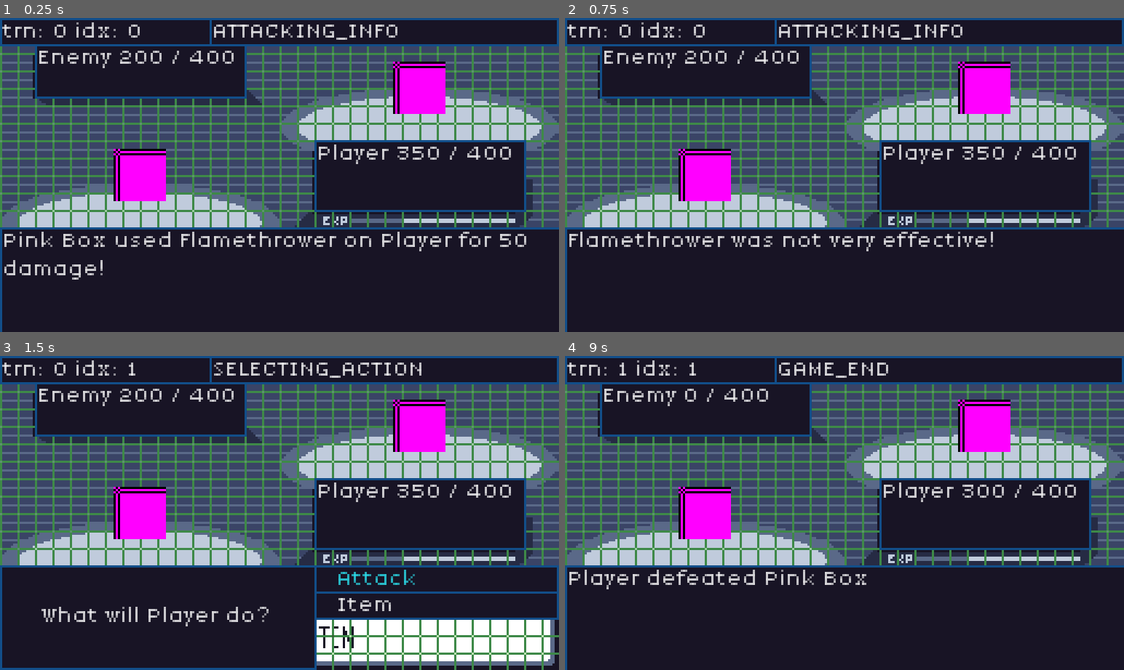
Above: before the commit, frames 1-4 (two rows, left to right).
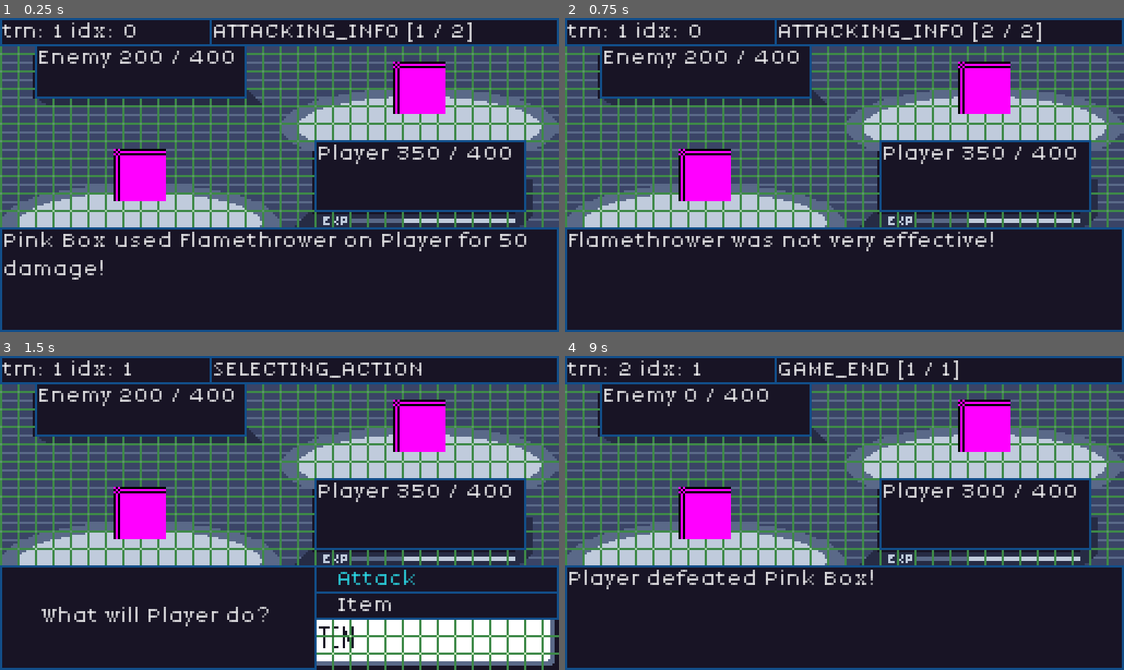
Above: after the commit, the same moments.

Repository: JakeTaussig/rpg-rougelike
Game: Godot game, scene res://scenes/battle.tscn
Same seed, same stepped clock (60 frames per second), same inputs: the game is played once before the commit and once after it.
Inputs (mouse positions are in pixels of both pictures, inside the frame that each line leads up to):
- Up to frame 1 (0.25 s): no input
- Up to frame 2 (0.75 s): click "Continue" at 0.5 s
- Up to frame 3 (1.5 s): click "Continue" at 1.25 s
- Up to frame 4 (9 s): click "Attack" at 2 s; click "Tackle" at 2.75 s; click "Continue" at 3.5 s; tap Enter at 4.25, 8 s; move the mouse to (967, 497) at 4.27 s; tap Space at 5, 8.75 s; move the mouse to (732, 528) at 5.02 s; click "Item" at 5.75 s; click "Attack" at 6.5 s; click "Flamethrower" at 7.25 s; move the mouse to (900, 443) at 8.02 s; move the mouse to (816, 575) at 8.77 s

The runs differ from the first frame. In frame 1, 1.2% of the frame differs, in the area x 0-100%, y 1-100%; in frame 2, 1.2%; in frame 3, 0.3%; in frame 4, 1.2%.

Commit message:
Separate State Machine into Distinct Classes (#18)
* release focus from continue button when leaving `ATTACKING_INFO` state

* return after updating state

* remove _wait_for_action; increment message index in `_on_continue_button_pressed`

* store moves as .tres resources

* rename `MovesData` --> `MovesList`

* update `Move.copy` to not reference properties by name

* export `moves_list` from `GameManager` (allows for inspector editing)

* relocate moves to `assets/moves`

* separate states into distinct classes

* clean up states

* Move `battle.attack` to its own state

* minor adjustments

- rename  `battle.BattleState` enum to `battle.State`
- set UI at start of `enter` method for each state

* add CopyStateMachineContents script

* replace `battle.enemy` with `battle.enemies`

* clean up state handling in `battle.gd`

* rename `base_state.gd` --> `BaseState.gd`

* clean up `move.copy()`

* update clarifying comments

* create `AttackCommand` inner class to pass data to `AttackState.enter`

* remove "State" from script names

---------

Co-authored-by: Ben Taussig <btaussig97@gmail.com>

Diff:
--- a/scenes/battle.tscn
+++ b/scenes/battle.tscn
@@ -6,6 +6,13 @@
 [ext_resource type="StyleBox" uid="uid://dwb68ajbfeqp0" path="res://assets/styles/normal_sbf.tres" id="4_lpir7"]
 [ext_resource type="PackedScene" uid="uid://dspy5d5yn1fxj" path="res://scenes/battle_participant.tscn" id="5_lpir7"]
 [ext_resource type="Script" uid="uid://cstx4ogvno1si" path="res://scripts/enemy.gd" id="6_6vh42"]
+[ext_resource type="Script" uid="uid://brto6aw55bukl" path="res://scripts/states/AttackingInfo.gd" id="7_v7i3o"]
+[ext_resource type="Script" uid="uid://buy2ylv1t0vt0" path="res://scripts/states/EnemyAttack.gd" id="8_66ngm"]
+[ext_resource type="Script" uid="uid://bl3wtt7v3rtpm" path="res://scripts/states/SelectingAction.gd" id="9_03edq"]
+[ext_resource type="Script" uid="uid://dxrkm475i6ls6" path="res://scripts/states/SelectingAttack.gd" id="10_22uqi"]
+[ext_resource type="Script" uid="uid://cmikjgcwtvkyk" path="res://scripts/states/IncrementTurn.gd" id="12_03edq"]
+[ext_resource type="Script" uid="uid://bm0o2eovnfws7" path="res://scripts/states/Attack.gd" id="13_6ni85"]
+[ext_resource type="Script" uid="uid://sdwupuxudrjb" path="res://scripts/states/GameEnd.gd" id="13_22uqi"]
 
 [node name="Battle" type="Node2D"]
 script = ExtResource("1_a12nh")
@@ -18,6 +25,7 @@
 
 [node name="PlayerPrompt" type="Label" parent="BottomBar"]
 unique_name_in_owner = true
+visible = false
 z_index = 1
 offset_top = 96.0
 offset_right = 144.0
@@ -31,6 +39,7 @@
 
 [node name="Action" type="VBoxContainer" parent="BottomBar"]
 unique_name_in_owner = true
+visible = false
 z_index = 2
 offset_left = 144.0
 offset_top = 96.0
@@ -53,8 +62,8 @@
 [node name="BattleStatus" type="Label" parent="BottomBar"]
 unique_name_in_owner = true
 offset_top = 96.0
-offset_right = 256.0
-offset_bottom = 144.0
+offset_right = 255.0
+offset_bottom = 143.0
 mouse_filter = 1
 theme = ExtResource("2_p1qf1")
 text = "Player Attacked Enemy"
@@ -196,9 +205,33 @@
 offset_right = 96.0
 offset_bottom = 12.0
 
-[connection signal="pressed" from="BottomBar/Action/Attack" to="." method="_on_attack_pressed"]
+[node name="BattleStateMachine" type="Node" parent="."]
+unique_name_in_owner = true
+
+[node name="ATTACKING_INFO" type="Node" parent="BattleStateMachine"]
+script = ExtResource("7_v7i3o")
+
+[node name="ENEMY_ATTACK" type="Node" parent="BattleStateMachine"]
+script = ExtResource("8_66ngm")
+
+[node name="SELECTING_ACTION" type="Node" parent="BattleStateMachine"]
+script = ExtResource("9_03edq")
+
+[node name="SELECTING_ATTACK" type="Node" parent="BattleStateMachine"]
+script = ExtResource("10_22uqi")
+
+[node name="INCREMENT_TURN" type="Node" parent="BattleStateMachine"]
+script = ExtResource("12_03edq")
+
+[node name="GAME_END" type="Node" parent="BattleStateMachine"]
+script = ExtResource("13_22uqi")
+
+[node name="ATTACK" type="Node" parent="BattleStateMachine"]
+script = ExtResource("13_6ni85")
+
+[connection signal="pressed" from="BottomBar/Action/Attack" to="BattleStateMachine/SELECTING_ACTION" method="_on_attack_pressed"]
 [connection signal="pressed" from="BottomBar/BattleStatus/ContinueButton" to="." method="_on_continue_button_pressed"]
-[connection signal="pressed" from="BottomBar/Moves/MovesMenu/Move1" to="." method="_on_move_pressed" binds= [0]]
-[connection signal="pressed" from="BottomBar/Moves/MovesMenu/Move2" to="." method="_on_move_pressed" binds= [1]]
-[connection signal="pressed" from="BottomBar/Moves/MovesMenu/Move3" to="." method="_on_move_pressed" binds= [2]]
-[connection signal="pressed" from="BottomBar/Moves/MovesMenu/Move4" to="." method="_on_move_pressed" binds= [3]]
+[connection signal="pressed" from="BottomBar/Moves/MovesMenu/Move1" to="BattleStateMachine/SELECTING_ATTACK" method="_on_move_pressed" binds= [0]]
+[connection signal="pressed" from="BottomBar/Moves/MovesMenu/Move2" to="BattleStateMachine/SELECTING_ATTACK" method="_on_move_pressed" binds= [1]]
+[connection signal="pressed" from="BottomBar/Moves/MovesMenu/Move3" to="BattleStateMachine/SELECTING_ATTACK" method="_on_move_pressed" binds= [2]]
+[connection signal="pressed" from="BottomBar/Moves/MovesMenu/Move4" to="BattleStateMachine/SELECTING_ATTACK" method="_on_move_pressed" binds= [3]]
--- a/scripts/battle.gd
+++ b/scripts/battle.gd
@@ -1,178 +1,76 @@
+class_name Battle
 extends Node2D
+
+const STATE_ATTACKING_INFO := "ATTACKING_INFO"
+const STATE_INCREMENT_TURN := "INCREMENT_TURN"
+const STATE_SELECTING_ACTION := "SELECTING_ACTION"
+const STATE_ENEMY_ATTACK := "ENEMY_ATTACK"
+const STATE_GAME_END := "GAME_END"
+const STATE_SELECTING_ATTACK := "SELECTING_ATTACK"
+const STATE_ATTACK := "ATTACK"
+
 var turn: int = 0
-var turn_order_index: int = 0
+var turn_order_index: int = -1
+
 var battle_participants = []
-enum State {SELECTING_ACTION, SELECTING_ATTACK, ENEMY_ATTACK, ATTACKING_INFO, INCREMENT_TURN, GAME_END}
-var state: State = State.SELECTING_ACTION
-var lastFocusedMoveIndex: int = 0
-var message_index: int = 0
-var messages: Array = []
+var enemies: Array = []
+
+var current_state: BaseState
 
 # Called when the node enters the scene tree for the first time.
 func _ready() -> void:
 	# Called once to seed the random number generator
 	randomize()
+	_init_states()
 	_init_battle_participants()
-	_init_moves()
-	_render_hp()
-	if battle_participants[turn_order_index].is_player:
-		_update_state(State.SELECTING_ACTION, ["What will %s do?" % %Player.character_name])
-		return
-	else:
-		_update_state(State.ENEMY_ATTACK)
+	render_hp()
+	transition_state_to(STATE_INCREMENT_TURN)
+
+func _init_states():
+	# Initialize all states
+	for child in %BattleStateMachine.get_children():
+		if child is BaseState:
+			child.battle = self
+
+func _init_battle_participants():
+	battle_participants.clear()
+	battle_participants.append(%Player)
+	enemies.clear()
+	for enemy_node in %Enemies.get_children():
+		enemy_node.is_player = false
+		battle_participants.append(enemy_node)
+		enemies.append(enemy_node)
+
+	battle_participants.sort_custom(_sort_participants_by_speed)
+
+func _sort_participants_by_speed(a, b) -> bool:
+	if a.speed == b.speed:
+		return randf() < 0.5  # More readable than randi() % 2
+	return a.speed > b.speed
+
+func transition_state_to(state_name: String, messages: Array = []):
+	if not %BattleStateMachine.has_node(state_name):
+		push_error("Invalid state: " + state_name)
 		return
 
-# The label_text can be turned into an Array of strings if we end up needing to pass multiple messages.
-func _update_state(new_state: State, _messages: Array = []):
-	var old_state = state
-	state = new_state
-	%StateDisplay.text = State.keys()[state]
-	%TurnDisplay.text = "trn: %s idx: %s" % [turn, turn_order_index]
-	if old_state == State.SELECTING_ACTION:
-		%PlayerPrompt.visible = false
-		%Action.visible = false
+	if current_state:
+		current_state.exit()
 
-	elif old_state == State.SELECTING_ATTACK:
-		%Moves.visible = false
+	print("Entering state: ", state_name)
+	%StateDisplay.text = state_name
 
-	elif old_state == State.ATTACKING_INFO:
-		%BattleStatus.visible = false
-		%ContinueButton.release_focus()
-		messages = []
-		if %Enemy.hp <= 0:
-			%BattleStatus.text = "%s defeated %s" % [%Player.character_name, %Enemy.character_name]
-			_update_state(State.GAME_END)
-			return
-		elif %Player.hp <= 0:
-			%BattleStatus.text = "%s defeated %s" % [%Enemy.character_name, %Player.character_name]
-			_update_state(State.GAME_END)
-			return
+	current_state = %BattleStateMachine.get_node(state_name)
+	current_state.enter(messages)
 
-	if state == State.SELECTING_ACTION:
-		%PlayerPrompt.visible = true
-		%PlayerPrompt.text = _messages[0]
-		%Action.visible = true
-		%Action.get_child(0).grab_focus()
-
-	elif state == State.SELECTING_ATTACK:
-		_render_moves()
-		%Moves.visible = true
-		%MovesMenu.get_child(lastFocusedMoveIndex).grab_focus()
-
-	elif state == State.ENEMY_ATTACK:
-		var enemy = battle_participants[turn_order_index]
-		var enemyMoveIdx = enemy.select_move()
-		if enemyMoveIdx != -1:
-			_on_move_selected(enemyMoveIdx, %Player)
-			return
-		else:
-			_update_state(State.ATTACKING_INFO, ["%s can't attack!" % enemy.character_name])
-			return
-
-	elif state == State.ATTACKING_INFO:
-		_render_hp()
-		%BattleStatus.visible = true
-		%ContinueButton.grab_focus()
-		messages = _messages
-		message_index = 0
-		%BattleStatus.text = _messages[message_index]
-
-	elif state == State.INCREMENT_TURN:
-		turn_order_index += 1
-		if turn_order_index == battle_participants.size():
-			turn_order_index = 0
-			turn += 1
-		if battle_participants[turn_order_index].is_player:
-			_update_state(State.SELECTING_ACTION, ["What will %s do?" % %Player.character_name])
-			return
-		else:
-			_update_state(State.ENEMY_ATTACK)
-			return
-
-	elif state == State.GAME_END:
-		%BattleStatus.visible = true
-		%ContinueButton.grab_focus()
-
-func _init_battle_participants():
-	for enemy in %Enemies.get_children():
-		enemy.is_player = false
-		battle_participants.append(enemy)
-	battle_participants.append(%Player)
-	battle_participants.sort_custom(func(a, b):
-		if a.speed == b.speed:
-			return  randi() % 2 == 0
-		return a.speed > b.speed)
-
-func _init_moves():
-	for i in %Player.moves.size():
-		%MovesMenu.get_child(i).text = %Player.moves[i].move_name
-		%MovesMenu.get_child(i).focus_entered.connect(func(): _display_pp_info(i))
-		%MovesMenu.get_child(i).mouse_entered.connect(%MovesMenu.get_child(i).grab_focus)
-
-func _on_move_pressed(index: int) -> void:
-	var move = %Player.moves[index]
-	if move.pp > 0:
-		_on_move_selected(index, %Enemy)
-
-func _on_move_selected(index: int, target: BattleParticipant) -> void:
-	var _messages = []
-	var attacker: BattleParticipant = battle_participants[turn_order_index]
-	var results = attacker.use_move(index, target)
-	var used_move_name = results["move"].move_name
-	var damage = results["damage"]
-	var move_hit = results["move_hit"]
-	if not move_hit:
-		_messages.append("%s missed %s!" % [attacker.character_name, used_move_name])
-	elif damage > 0:
-		var effectiveness_multiplier: float = attacker.get_effectiveness_modifier(attacker.moves[index], target)
-		_messages.append("%s used %s on %s for %d damage!" % [attacker.character_name, used_move_name, target.character_name, damage])
-
-		if effectiveness_multiplier > 1.0:
-			_messages.append("%s was super effective!" % used_move_name)
-
-		elif effectiveness_multiplier < 1.0:
-			_messages.append("%s was not very effective!" % used_move_name)
-
-	# This should only be status effects for now
+func render_hp() -> void:
+	if enemies.size() > 0:
+		%EnemyPanel.text = "Enemy " + str(enemies[0].hp) + " / " + str(enemies[0].max_hp)
 	else:
-		var status_effect_string = String(MovesList.StatusEffect.find_key(target.status_effect)).to_lower()
-		_messages.append("%s used %s and applied %s on %s!" % [attacker.character_name, used_move_name, status_effect_string, target.character_name])
-
-	_update_state(State.ATTACKING_INFO, _messages)
-
-func _render_hp() -> void:
-	%EnemyPanel.text = "Enemy " + str(%Enemy.hp) + " / " + str(%Enemy.max_hp)
+		%EnemyPanel.text = "Enemy ?"
 	%PlayerPanel.text = "Player " + str(%Player.hp) + " / " + str(%Player.max_hp)
 
 func _on_continue_button_pressed() -> void:
-	if state == State.ATTACKING_INFO:
-		message_index += 1
-		if message_index < messages.size():
-			%BattleStatus.text = messages[message_index]
-		else:
-			_update_state(State.INCREMENT_TURN)
-			return
-	elif state == State.GAME_END:
-		get_tree().quit()
+	current_state.handle_continue()
 
-func _on_attack_pressed() -> void:
-	if state == State.SELECTING_ACTION:
-		_update_state(State.SELECTING_ATTACK)
-
-func _display_pp_info(moveIndex: int) -> void:
-	lastFocusedMoveIndex = moveIndex
-	var move = %Player.moves[moveIndex]
-	%PPInfo.text = "%d / %d" % [move.pp, move.max_pp]
-	if move.pp <= 0:
-		%PPInfo.set_theme_type_variation("RedTextLabel")
-	else:
-		%PPInfo.set_theme_type_variation("NoBorderLabel")
-	%TypeInfo.text = MovesList.Type.keys()[move.type]
-
-func _render_moves():
-	for i in %Player.moves.size():
-		var move = %Player.moves[i]
-		if move.pp <= 0:
-			%MovesMenu.get_child(i).set_theme_type_variation("DisabledButton")
-		else:
-			%MovesMenu.get_child(i).set_theme_type_variation("Button")
+func get_current_attacker():
+	return battle_participants[turn_order_index]
--- /dev/null
+++ b/scripts/hack/CopyStateMachineContents.gd
@@ -0,0 +1,57 @@
+@tool
+extends EditorScript
+
+var battle_script_path = "scripts/battle.gd"
+var state_directory_path = "scripts/states/"
+
+func _print_file_contents(file_path: String) -> String:
+	var result = ""
+	if FileAccess.file_exists(file_path):
+		var file = FileAccess.open(file_path, FileAccess.READ)
+		result = "file_path: `%s`\n```\n" % file_path
+		var content = file.get_as_text()
+		# Add tab indent to each line
+		var indented_content = ""
+		for line in content.split("\n"):
+			indented_content += "\t" + line + "\n"
+		result += indented_content
+		result += "```\n"
+		file.close()
+	else:
+		result = "File not found: " + file_path + "\n"
+	return result
+
+func _run():
+	var output_text = ""
+
+	# Process battle script
+	var battle_output = _print_file_contents(battle_script_path)
+	output_text += battle_output + "\n"  # Add blank line after battle script
+
+	# Process state scripts
+	var dir = DirAccess.open(state_directory_path)
+	var first_state = true
+
+	if dir:
+		dir.list_dir_begin()
+		var file_name = dir.get_next()
+		while file_name != "":
+			if file_name.ends_with(".gd") and !dir.current_is_dir():
+				var state_output = _print_file_contents(state_directory_path.path_join(file_name))
+
+				# Add separation between states
+				if not first_state:
+					output_text += "\n"
+				first_state = false
+
+				output_text += state_output
+			file_name = dir.get_next()
+		dir.list_dir_end()
+	else:
+		var error_output = "Error: Could not open directory " + state_directory_path + "\n"
+		print(error_output)
+		output_text += error_output
+
+	# Write accumulated output to clipboard
+	DisplayServer.clipboard_set(output_text)
+	print("\nState Machine contents have been copied to clipboard!")
--- /dev/null
+++ b/scripts/states/Attack.gd
@@ -0,0 +1,51 @@
+class_name AttackState
+extends BaseState
+
+func enter(params: Array = []):
+	if params.size() != 1 or not params[0] is AttackCommand:
+		push_error("AttackState: Expected AttackCommand")
+		battle.transition_state_to(battle.STATE_ATTACKING_INFO, ["Invalid attack command"])
+		return
+
+	var command = params[0] as AttackCommand
+
+	var attacker: BattleParticipant = command.attacker
+	var target: BattleParticipant = command.target
+	var move_index: int = command.move_index
+
+	# Execute attack
+	var results = attacker.use_move(move_index, target)
+	var used_move = attacker.moves[move_index]
+	var messages = _generate_attack_messages(attacker, target, used_move, results)
+
+	# Transition to AttackingInfoState to show results
+	battle.transition_state_to(battle.STATE_ATTACKING_INFO, messages)
+
+func _generate_attack_messages(attacker, target, used_move, results) -> Array:
+	var messages = []
+	var used_move_name = results["move"].move_name
+	var damage = results["damage"]
+	var move_hit = results["move_hit"]
+	if not move_hit:
+		messages.append("%s missed %s!" % [attacker.character_name, used_move_name])
+	elif damage > 0:
+		var effectiveness_multiplier: float = attacker.get_effectiveness_modifier(used_move, target)
+		messages.append("%s used %s on %s for %d damage!" % [attacker.character_name, used_move_name, target.character_name, damage])
+
+		if effectiveness_multiplier > 1.0:
+			messages.append("%s was super effective!" % used_move_name)
+
+		elif effectiveness_multiplier < 1.0:
+			messages.append("%s was not very effective!" % used_move_name)
+
+	# This should only be status effects for now
+	else:
+		var status_effect_string = String(MovesList.StatusEffect.find_key(target.status_effect)).to_lower()
+		messages.append("%s used %s and applied %s on %s!" % [attacker.character_name, used_move_name, status_effect_string, target.character_name])
+	return messages
+
+# Inner class. Used to pass data to `AttackState.enter`
+class AttackCommand:
+	var attacker: BattleParticipant
+	var target: BattleParticipant
+	var move_index: int
--- /dev/null
+++ b/scripts/states/AttackingInfo.gd
@@ -0,0 +1,35 @@
+class_name AttackingInfoState
+extends BaseState
+
+var messages: Array = []
+var message_index: int = 0
+
+func enter(_messages: Array = []):
+	battle.render_hp()
+	%BattleStatus.visible = true
+	%ContinueButton.visible = true
+	%ContinueButton.grab_focus()
+
+	messages = _messages
+	message_index = 0
+	_update_message()
+
+func exit():
+	%BattleStatus.visible = false
+	%ContinueButton.visible = false
+
+
+func handle_continue():
+	message_index += 1
+	if message_index < messages.size():
+		_update_message()
+	else:
+		battle.transition_state_to(battle.STATE_INCREMENT_TURN)
+
+func _update_message():
+	%BattleStatus.text = messages[message_index]
+	print("\tmessage:\t\t%s" % messages[message_index])
+	_update_state_display()
+
+func _update_state_display():
+	%StateDisplay.text = "%s [%d / %d]" % [name, message_index+1, messages.size()]
--- /dev/null
+++ b/scripts/states/BaseState.gd
@@ -0,0 +1,13 @@
+class_name BaseState
+extends Node
+
+var battle: Battle
+
+func enter(_messages: Array = []):
+	pass
+
+func exit():
+	pass
+
+func handle_continue():
+	pass
--- /dev/null
+++ b/scripts/states/EnemyAttack.gd
@@ -0,0 +1,15 @@
+extends BaseState
+
+func enter(messages: Array = []):
+	var enemy = battle.get_current_attacker()
+	var enemyMoveIdx = enemy.select_move()
+	if enemyMoveIdx != -1:
+		var attackCommand = AttackState.AttackCommand.new()
+		attackCommand.attacker = enemy
+		attackCommand.move_index = enemyMoveIdx
+		attackCommand.target = %Player
+		battle.transition_state_to(
+			battle.STATE_ATTACK,
+			[attackCommand])
+	else:
+		battle.transition_state_to(battle.STATE_ATTACKING_INFO, ["%s can't attack" % enemy.character_name])
--- /dev/null
+++ b/scripts/states/GameEnd.gd
@@ -0,0 +1,16 @@
+extends AttackingInfoState
+
+func enter(_messages: Array = []):
+	var player = battle.get_node("%Player")
+	var enemy = battle.enemies[0]
+
+	var message = ""
+	if enemy.hp <= 0:
+		message = "%s defeated %s!" % [player.character_name, enemy.character_name]
+	if player.hp <= 0:
+		message = "%s defeated %s!" % [enemy.character_name, player.character_name]
+
+	super.enter([message])
+
+func handle_continue():
+	get_tree().quit()
--- /dev/null
+++ b/scripts/states/IncrementTurn.gd
@@ -0,0 +1,28 @@
+extends BaseState
+
+var _initialized = false
+
+func enter(_messages: Array = []):
+	if _is_battle_over():
+		battle.transition_state_to(battle.STATE_GAME_END)
+		return
+
+	battle.turn_order_index = (battle.turn_order_index + 1) % battle.battle_participants.size()
+	if battle.turn_order_index == 0:
+		battle.turn += 1
+		_log_turn_info()
+
+	%TurnDisplay.text = "trn: %s idx: %s" % [battle.turn, battle.turn_order_index]
+
+	if battle.battle_participants[battle.turn_order_index].is_player:
+		battle.transition_state_to(battle.STATE_SELECTING_ACTION)
+	else:
+		battle.transition_state_to(battle.STATE_ENEMY_ATTACK)
+
+func _is_battle_over() -> bool:
+	return battle.enemies[0].hp <= 0 || battle.get_node("%Player").hp <= 0
+
+func _log_turn_info():
+	print("---------------------------")
+	print("Turn: %d" % battle.turn)
+	print("---------------------------")
--- /dev/null
+++ b/scripts/states/SelectingAction.gd
@@ -0,0 +1,18 @@
+extends BaseState
+
+func enter(messages: Array = []):
+	%PlayerPrompt.visible = true
+	%Action.visible = true
+	%Action.get_child(0).grab_focus()
+
+	if messages.size() == 0:
+		%PlayerPrompt.text = "What will %s do?" % %Player.character_name
+	else:
+		%PlayerPrompt.text = messages[0]
+
+func exit():
+	%PlayerPrompt.visible = false
+	%Action.visible = false
+
+func _on_attack_pressed() -> void:
+	battle.transition_state_to(battle.STATE_SELECTING_ATTACK)
--- /dev/null
+++ b/scripts/states/SelectingAttack.gd
@@ -0,0 +1,53 @@
+extends BaseState
+
+var last_focused_move_index: int = 0
+
+func enter(messages: Array = []):
+	%Moves.visible = true
+	%MovesMenu.get_child(last_focused_move_index).grab_focus()
+	_render_moves()
+
+func exit():
+	%Moves.visible = false
+
+func _render_moves():
+	for i in %Player.moves.size():
+		var move = %Player.moves[i]
+		if move.pp <= 0:
+			%MovesMenu.get_child(i).set_theme_type_variation("DisabledButton")
+		else:
+			%MovesMenu.get_child(i).set_theme_type_variation("Button")
+
+func _on_move_pressed(index: int) -> void:
+	var move = %Player.moves[index]
+	if move.pp > 0:
+		var attackCommand = AttackState.AttackCommand.new()
+		attackCommand.attacker = %Player
+		attackCommand.move_index = index
+		attackCommand.target = battle.enemies[0]
+		battle.transition_state_to(
+			battle.STATE_ATTACK,
+			[attackCommand])
+
+
+func _ready() -> void:
+	_init_move_buttons()
+
+# initialize move names and connect PP info display
+func _init_move_buttons():
+	for i in %Player.moves.size():
+		%MovesMenu.get_child(i).text = %Player.moves[i].move_name
+		%MovesMenu.get_child(i).focus_entered.connect(func(): _display_pp_info(i))
+		%MovesMenu.get_child(i).mouse_entered.connect(%MovesMenu.get_child(i).grab_focus)
+
+# callback used when a move is focused
+# displays the PP and type of the move in $"Moves/MovesInfo"
+func _display_pp_info(move_index: int) -> void:
+	last_focused_move_index = move_index
+	var move = %Player.moves[move_index]
+	%PPInfo.text = "%d / %d" % [move.pp, move.max_pp]
+	if move.pp <= 0:
+		%PPInfo.set_theme_type_variation("RedTextLabel")
+	else:
+		%PPInfo.set_theme_type_variation("NoBorderLabel")
+	%TypeInfo.text = MovesList.Type.keys()[move.type]
Not shown: 1 places in scenes/battle.tscn that only renumber resources
Not shown, added: scripts/hack/CopyStateMachineContents.gd.uid
Not shown, added: scripts/states/Attack.gd.uid
Not shown, added: scripts/states/AttackingInfo.gd.uid
Not shown, added: scripts/states/BaseState.gd.uid
Not shown, added: scripts/states/EnemyAttack.gd.uid
Not shown, added: scripts/states/GameEnd.gd.uid
Not shown, added: scripts/states/IncrementTurn.gd.uid
Not shown, added: scripts/states/SelectingAction.gd.uid
Not shown, added: scripts/states/SelectingAttack.gd.uid
